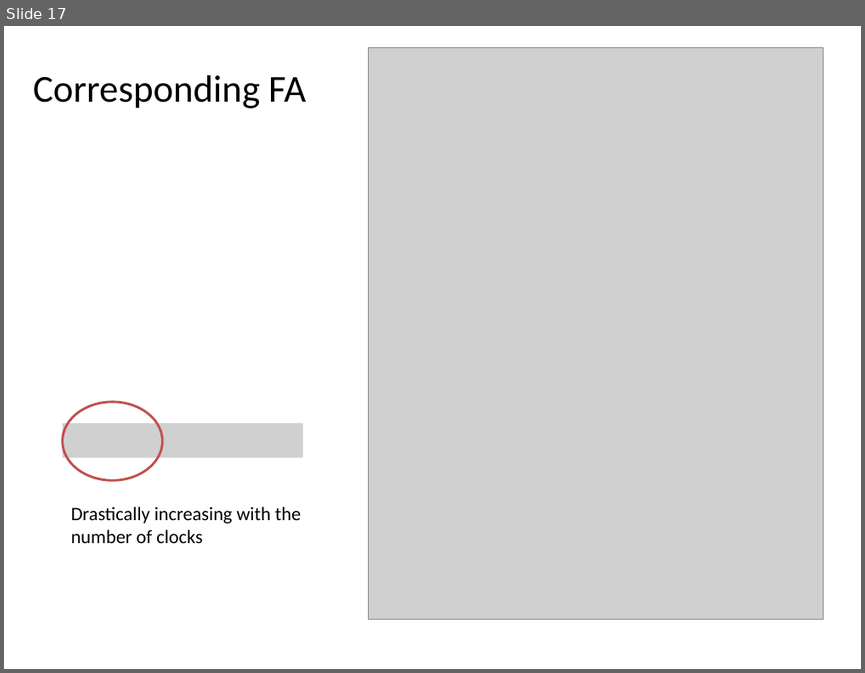
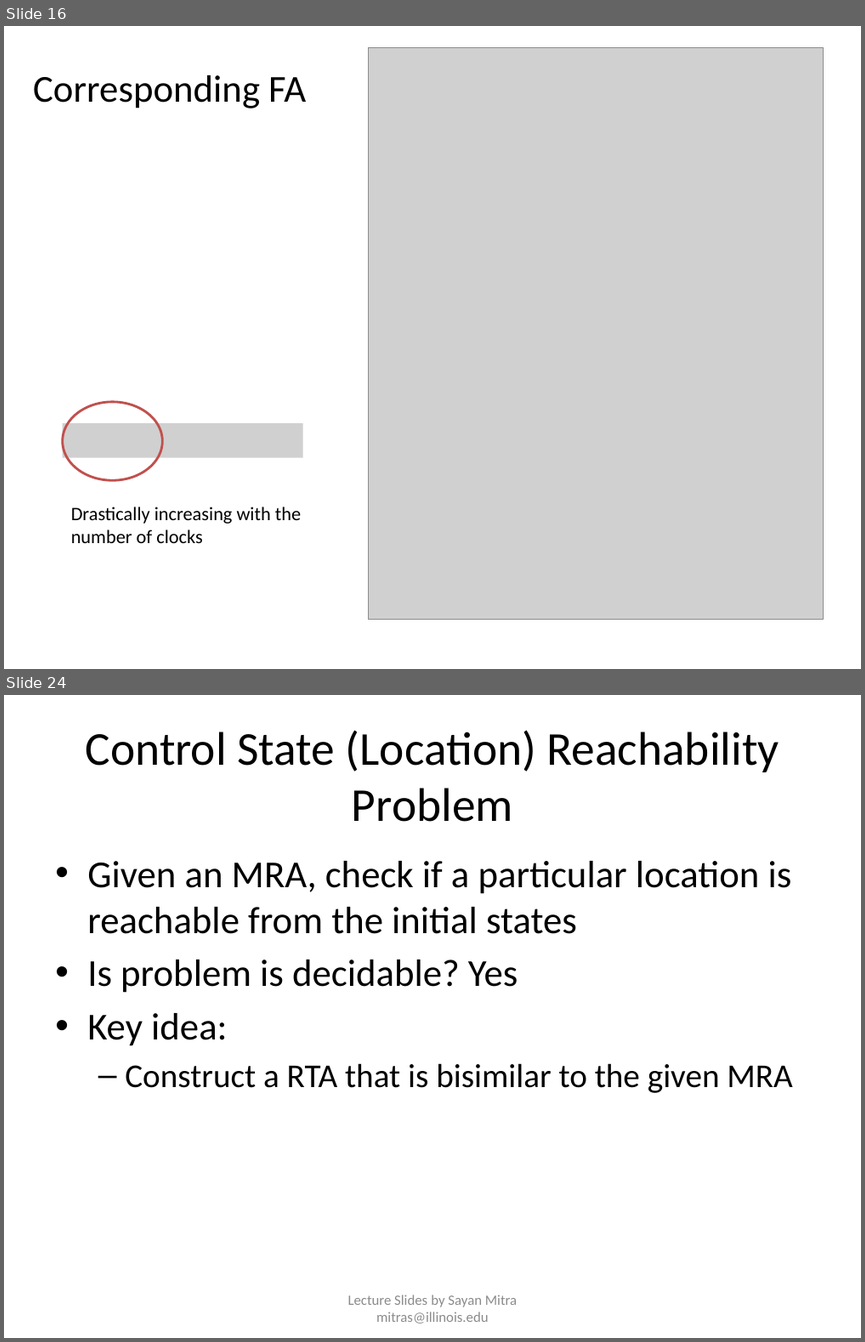
Before and after one commit to sayanmitracode/cpsbooksite, a slide deck: Slides/ReachabilityTimedAutomata.pptx. Shown one above the other, each under a label of ours: slide 17 before the commit, slides 16 and 24 after it; the slides between them are not shown. The pictures are 865x673 and 865x1342 pixels, drawn with LibreOffice and Linux fonts; fonts in the diff are those of the drawing; grey boxes stand for pictures. Boxes give left, top, right and bottom in pixels: in the first picture for what was removed or moved away, otherwise in the second. Text is boxed around its words. In the diff, an @@ line names an element or a change of style, - is before the commit and + after.

Commit message:
reachability

```diff
--- a/Slides/ReachabilityTimedAutomata.pptx
+++ b/Slides/ReachabilityTimedAutomata.pptx
@@ slide 24 added at [4, 695, 861, 1338], background #FFFFFF @@
@@ title added at [86, 730, 779, 822], 39.6 pt, text #000000 @@
+Control State (Location) Reachability Problem
@@ text added at [87, 861, 792, 1093], 32 pt, text #000000 @@
+• Given an MRA, check if a particular location is reachable from the initial states
+• Is problem is decidable? Yes
+• Key idea:
+  – Construct a RTA that is bisimilar to the given MRA
@@ text added at [348, 1294, 517, 1323], 12 pt, text #8C8C8C @@
+Lecture Slides by Sayan Mitra mitras@illinois.edu
@@ what was slide 17 is now slide 16 @@
```
Also in this commit, not shown: 3 slides changed, 23 other slides added, 2 slides removed, 4 other files.
